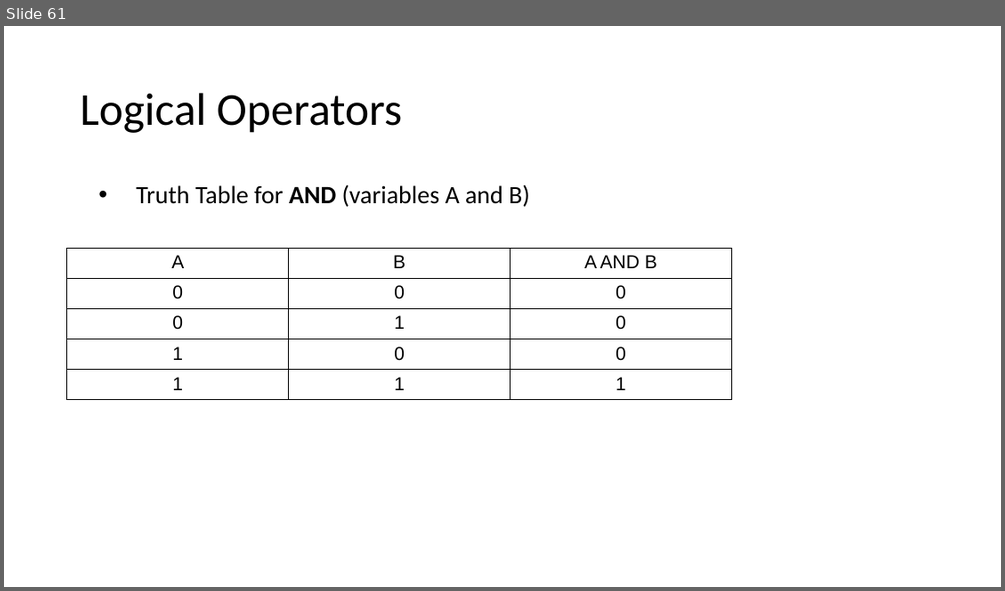
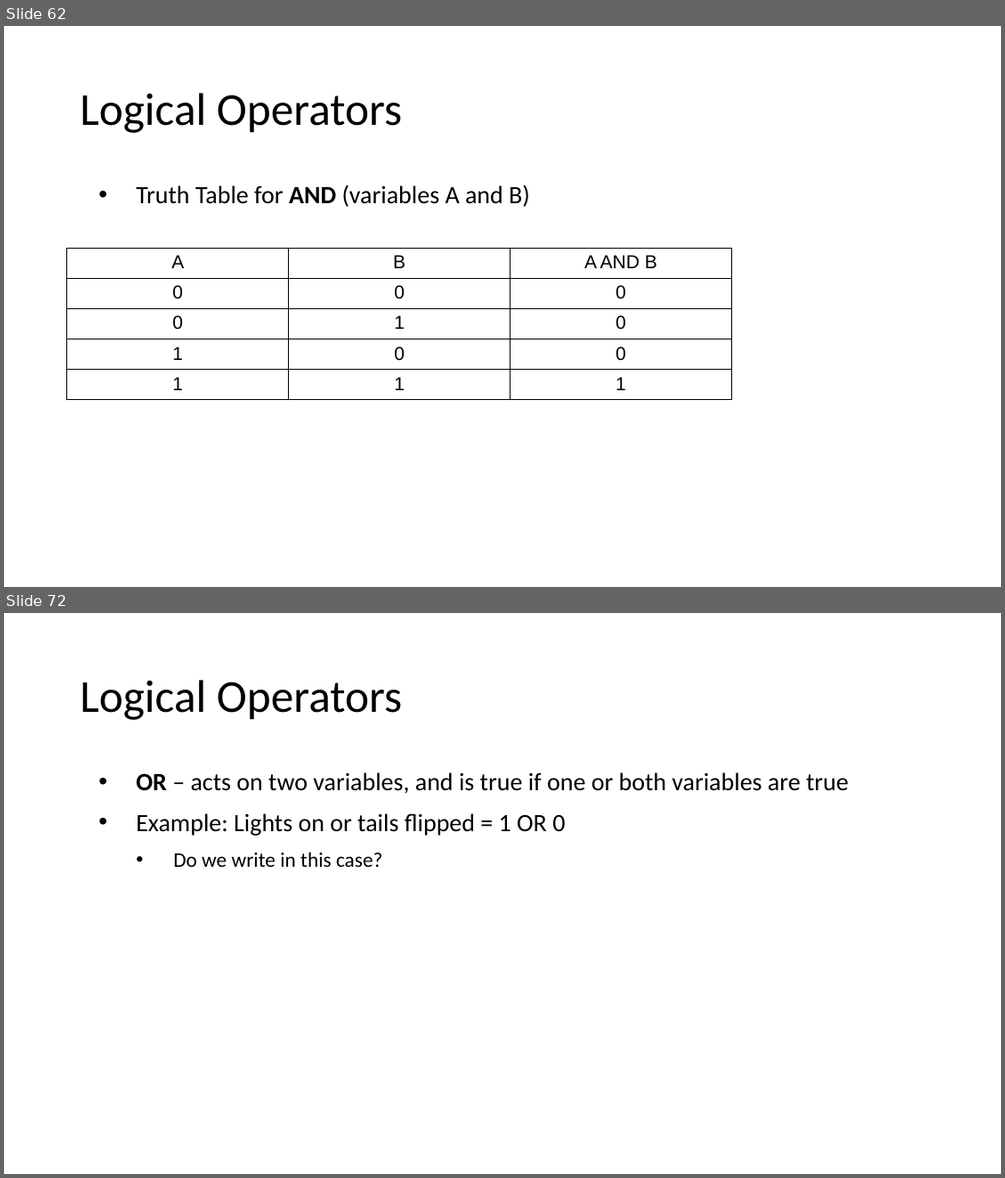
Before and after one commit to MrJoshGross/Course-Curricular-Material, a slide deck: wip/Lecture 2 - Binary, Logic, and Logical Operators.pptx. Shown one above the other, each under a label of ours: slide 61 before the commit, slides 62 and 72 after it; the slides between them are not shown. The pictures are 1005x591 and 1005x1178 pixels, drawn with LibreOffice and Linux fonts; fonts in the diff are those of the drawing. Boxes give left, top, right and bottom in pixels: in the first picture for what was removed or moved away, otherwise in the second. Text is boxed around its words. In the diff, an @@ line names an element or a change of style, - is before the commit and + after.

Commit message:
Update Lecture 2 - Binary, Logic, and Logical Operators.pptx
finished and, added or, xor

```diff
--- a/wip/Lecture 2 - Binary, Logic, and Logical Operators.pptx
+++ b/wip/Lecture 2 - Binary, Logic, and Logical Operators.pptx
@@ slide 72 added at bbox=[4, 613, 1001, 1174], background #FFFFFF @@
@@ title added at bbox=[80, 680, 402, 720], 44 pt, text #000000 @@
+Logical Operators
@@ text added at bbox=[136, 772, 849, 867], 24 pt, text #000000 @@
+• OR – acts on two variables, and is true if one or both variables are true
+• Example: Lights on or tails flipped = 1 OR 0
+  • Do we write in this case?
@@ what was slide 61 is now slide 62 @@
```
Also in this commit, not shown: 2 slides changed, 39 other slides added.
